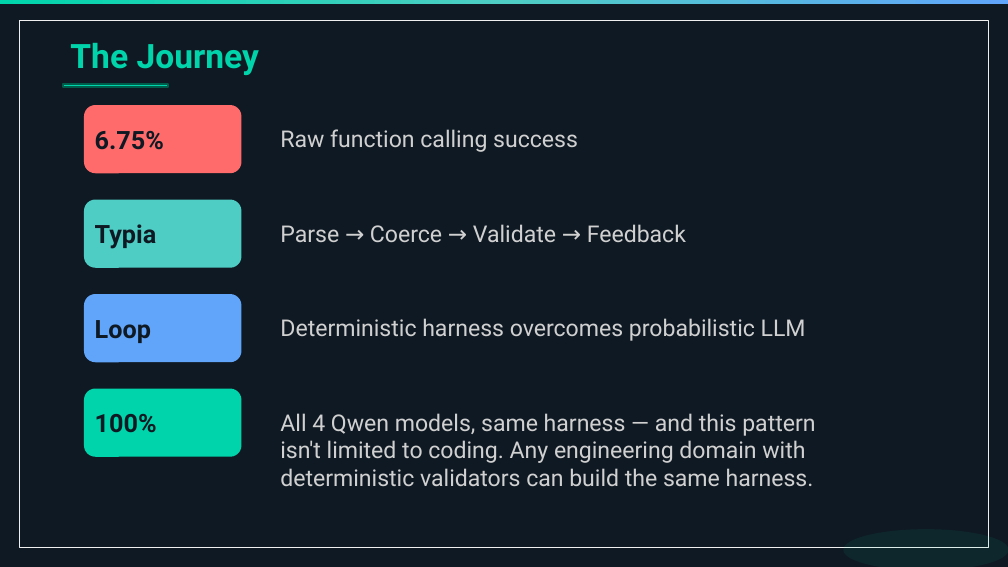
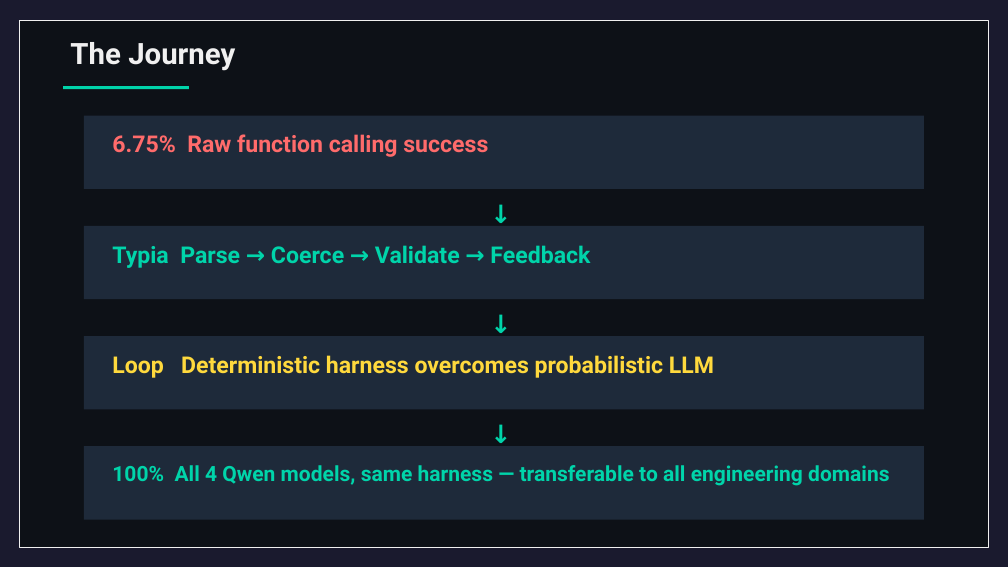
Before and after one commit to wrtnlabs/autobe, a slide deck: slide 59 of website/public/seminars/20260326-qwen-meetup-korea.pptx (slide 68 before the commit). Drawn at 1008x567 pixels with LibreOffice and Linux fonts; fonts in the diff are those of the drawing. Boxes give left, top, right and bottom in pixels: in the first picture for what was removed or moved away, otherwise in the second. Text is boxed around its words. In the diff, an @@ line names an element or a change of style, - is before the commit and + after.

```diff
--- a/website/public/seminars/20260326-qwen-meetup-korea.pptx
+++ b/website/public/seminars/20260326-qwen-meetup-korea.pptx
@@ background #0F1923 to #1A1A2E @@
@@ rectangle removed at bbox=[0, 0, 1008, 5] @@
@@ rectangle at bbox=[19, 20, 988, 547]: fill #0F1923 to #0D1117 @@
@@ text "The Journey" at bbox=[70, 42, 235, 71]: size 32 to 28 pt, text colour #00D4AA to #F0F0F0 @@
@@ rectangle: place and size @@
-rectangle at bbox=[63, 84, 168, 87]
+rectangle at bbox=[63, 86, 189, 89]
@@ rectangle at bbox=[63, 86, 189, 89]: outline #005D4B 1.5 pt to none @@
@@ rounded rectangle removed at bbox=[84, 105, 241, 173] @@
-6.75%
@@ rectangle added at bbox=[84, 116, 924, 189], fill #1E2A3A @@
@@ text at bbox=[112, 134, 488, 157]: text changed; text colour #D0D0D0 to #FF6B6B; bold on @@
-Raw function calling success
+6.75% Raw function calling success
@@ rounded rectangle removed at bbox=[84, 200, 241, 268] @@
-Typia
@@ text added at bbox=[483, 194, 526, 226], 24 pt, text #00D4AA, bold @@
+↓
@@ rectangle added at bbox=[84, 226, 924, 299], fill #1E2A3A @@
@@ text at bbox=[112, 245, 590, 268]: text changed; text colour #D0D0D0 to #00D4AA; bold on @@
-Parse → Coerce → Validate → Feedback
+Typia Parse → Coerce → Validate → Feedback
@@ rounded rectangle removed at bbox=[84, 294, 241, 362] @@
-Loop
@@ text added at bbox=[483, 305, 526, 337], 24 pt, text #00D4AA, bold @@
+↓
@@ rectangle added at bbox=[84, 336, 924, 409], fill #1E2A3A @@
@@ text at bbox=[112, 355, 714, 378]: text changed; text colour #D0D0D0 to #FFD93D; bold on @@
-Deterministic harness overcomes probabilistic LLM
+Loop Deterministic harness overcomes probabilistic LLM
@@ rounded rectangle removed at bbox=[84, 389, 241, 457] @@
-100%
@@ text removed at bbox=[280, 413, 815, 486] @@
-All 4 Qwen models, same harness — and this pattern
-isn't limited to coding. Any engineering domain with
-deterministic validators can build the same harness.
@@ text added at bbox=[483, 415, 526, 447], 24 pt, text #00D4AA, bold @@
+↓
@@ rectangle added at bbox=[84, 446, 924, 520], fill #1E2A3A @@
@@ text added at bbox=[112, 465, 889, 486], 20 pt, text #00D4AA, bold @@
+100% All 4 Qwen models, same harness — transferable to all engineering domains
@@ ellipse removed at bbox=[843, 529, 1008, 567] @@
```
Also in this commit, not shown: 35 other slides changed, 26 slides added, 35 slides removed, 2 other files.
